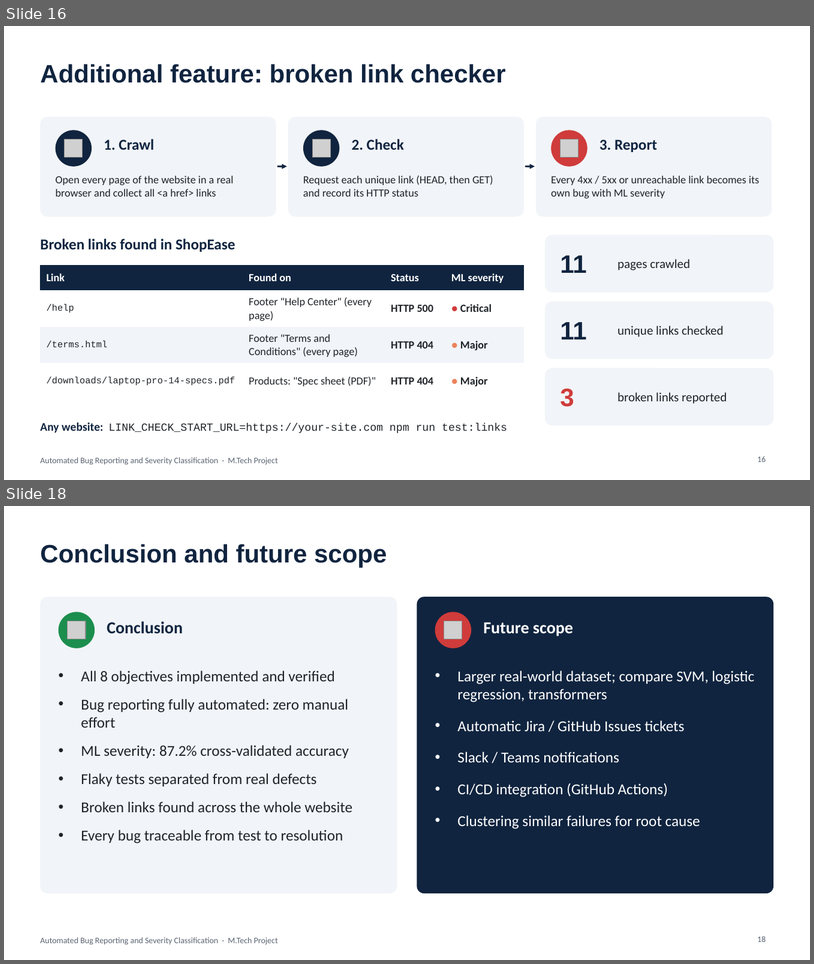
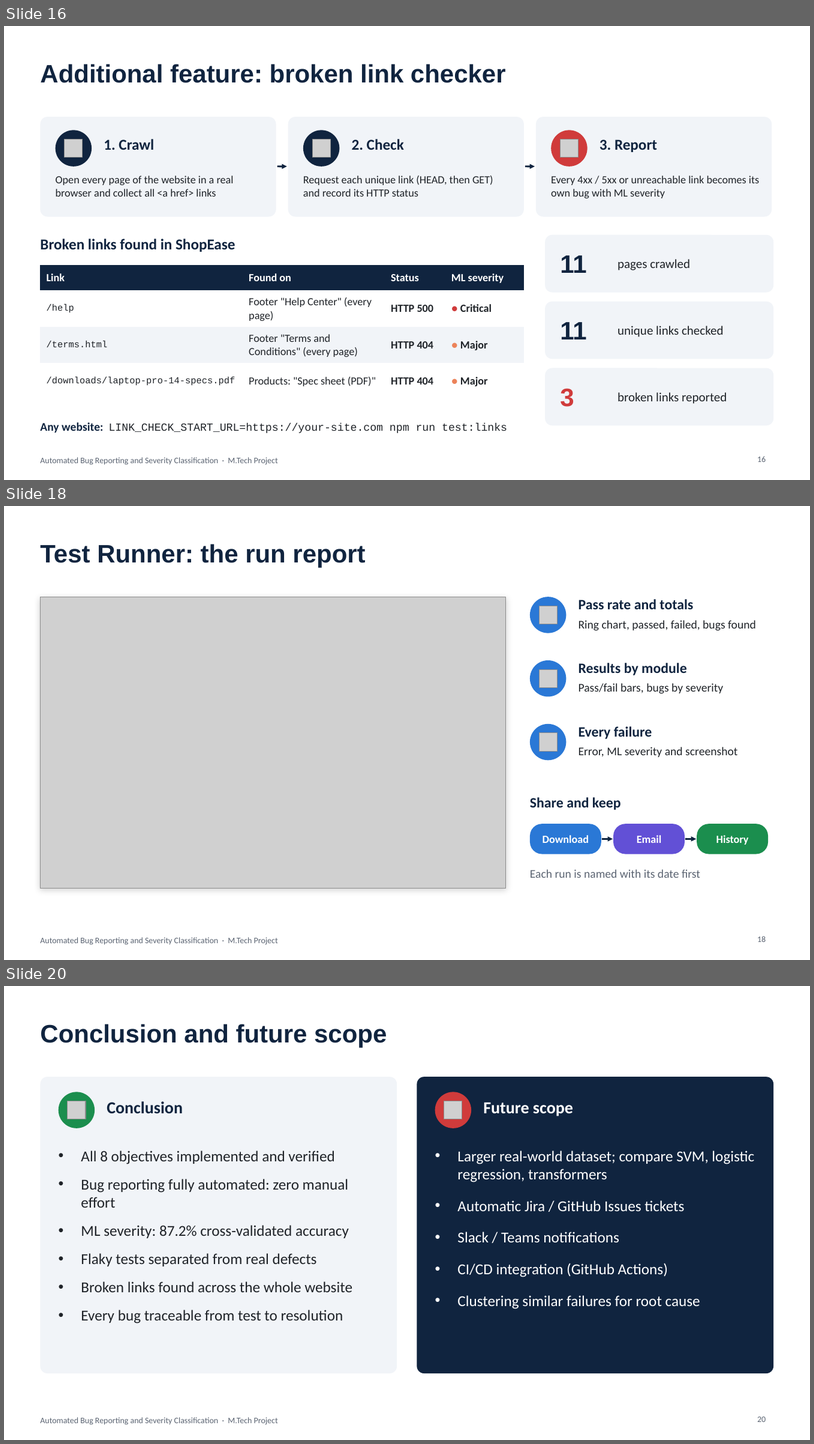
Before and after one commit to AngshumanRay/playwright-ml-bug-reporter, a slide deck: presentation/Automated_Bug_Reporting_Presentation.pptx. Shown one above the other, each under a label of ours: slides 16 and 18 before the commit, slides 16, 18 and 20 after it; the slides between them are not shown. The pictures are 814x964 and 814x1444 pixels, drawn with LibreOffice and Linux fonts; fonts in the diff are those of the drawing; grey boxes stand for pictures. Boxes give left, top, right and bottom in pixels: in the first picture for what was removed or moved away, otherwise in the second. Text is boxed around its words. In the diff, an @@ line names an element or a change of style, - is before the commit and + after.

```diff
--- a/presentation/Automated_Bug_Reporting_Presentation.pptx
+++ b/presentation/Automated_Bug_Reporting_Presentation.pptx
@@ slide 18 added at [4, 506, 810, 960], background #FFFFFF; not listed: 1 template element that a slide beside it also shows @@
@@ title added at [40, 544, 365, 568], 30 pt, text #10243F, bold @@
+Test Runner: the run report
@@ rectangle added at [40, 597, 506, 888], fill #FFFFFF, outline #D5DAE1 0.75 pt @@
@@ picture added at [40, 597, 506, 888] @@
@@ ellipse added at [530, 597, 567, 633], fill #2A78D6 @@
@@ picture added at [539, 606, 558, 624] @@
@@ text added at [579, 599, 693, 609], 17 pt, text #10243F, bold @@
+Pass rate and totals
@@ text added at [579, 620, 756, 631], 14 pt, text #1F2328 @@
+Ring chart, passed, failed, bugs found
@@ ellipse added at [530, 660, 567, 697], fill #2A78D6 @@
@@ text added at [579, 663, 687, 675], 17 pt, text #10243F, bold @@
+Results by module
@@ picture added at [539, 669, 558, 687] @@
@@ text added at [579, 683, 724, 694], 14 pt, text #1F2328 @@
+Pass/fail bars, bugs by severity
@@ ellipse added at [530, 724, 567, 760], fill #2A78D6 @@
@@ picture added at [539, 733, 558, 751] @@
@@ text added at [579, 726, 653, 739], 17 pt, text #10243F, bold @@
+Every failure
@@ text added at [579, 747, 738, 757], 14 pt, text #1F2328 @@
+Error, ML severity and screenshot
@@ text added at [530, 797, 621, 810], 17 pt, text #10243F, bold @@
+Share and keep
@@ rounded rectangle added at [530, 823, 602, 854], fill #2A78D6, 13 pt, text #FFFFFF, bold @@
+Download
@@ rounded rectangle added at [614, 823, 685, 854], fill #6250D6, 13 pt, text #FFFFFF, bold @@
+Email
@@ rounded rectangle added at [697, 823, 768, 854], fill #1B8E4E, 13 pt, text #FFFFFF, bold @@
+History
@@ arrow added from (602, 839) to (613, 839), #10243F 2 pt @@
@@ arrow added from (686, 839) to (696, 839), #10243F 2 pt @@
@@ text added at [530, 869, 701, 877], 14 pt, text #5B6472 @@
+Each run is named with its date first
@@ page number added at [758, 936, 766, 942], 10 pt, text #5B6472 @@
+18
@@ what was slide 18 is now slide 20 @@
@@ page number at [758, 1416, 766, 1422]: text changed @@
-18
+20
```
Also in this commit, not shown: 1 slide changed, 1 other slide added, 36 other files.
